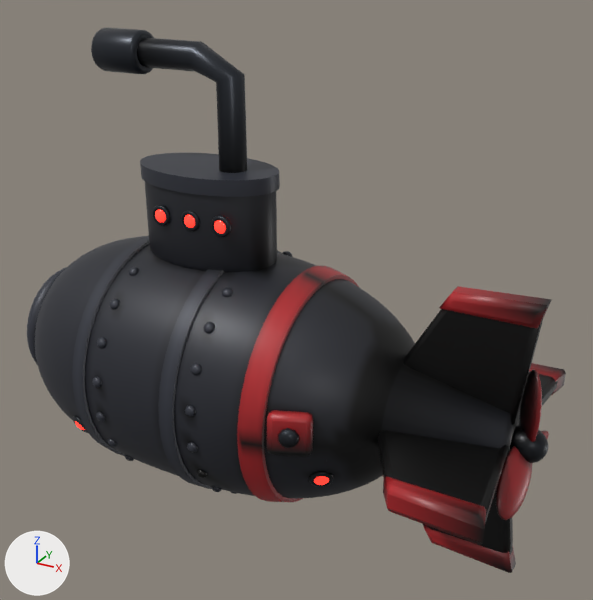
What one commit did to the glTF model models-src/enemy_scout.glb.
The view is the same before and after, from a 50 mm lens placed at (2.29, -3.35, 2.15), pointed at (0.41, 0.08, 0.44). Lighting does not change. The marker at lower left points along +X, +Y and +Z. The older version comes first. Where no turn or scale is listed for an object, it has been applied to the vertices. Vertices at exactly the same position are counted once.

In view in the first picture: 'enemy_scout_body', 'propeller.002'.
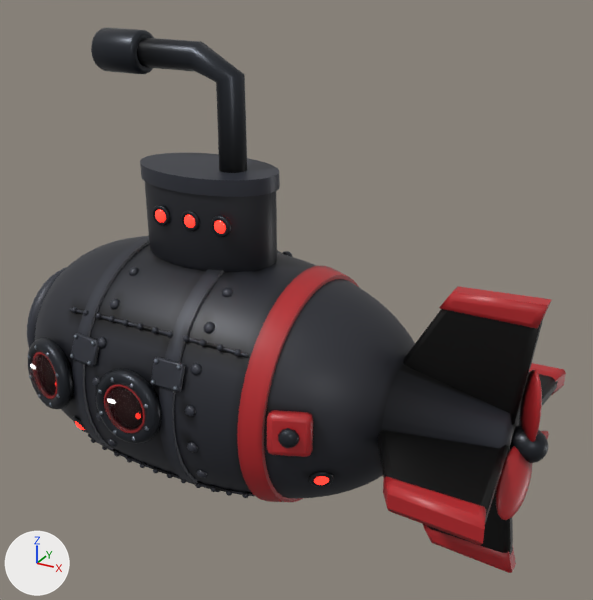
What differs and where, as boxes (x1, y1, x2, y2) in the pictures (593 x 600 px):
'side_detail', added: after (27, 307, 255, 498)
    faces in mat_gunmetal: (28, 338, 162, 444)
    faces in mat_enemy_plate: (69, 307, 255, 498)
    faces in mat_enemy_cockpit: (42, 355, 143, 428)
    faces in mat_enemy_red: (32, 352, 145, 434)
    faces in mat_steel: (27, 334, 181, 441)
part 1 of me_enemy_scout_body, recoloured: (28, 262, 566, 573) in both
part 2 of me_propeller_002, recoloured: (496, 369, 549, 520) in both

The change in detail:
me_enemy_scout_body is used by ob_enemy_scout_body; location (0.0, 0.0, 0.0).
me_enemy_scout_body had 10985 vertices, 21492 faces and spanned x -1.37..1.69, y -0.73..0.73, z -0.73..1.74.
me_enemy_scout_body now has 12341 vertices, 24084 faces and spans x -1.37..1.69, y -0.73..0.73, z -0.73..1.74.
me_enemy_scout_body part 1: 9878 kept faces spanning x -1.33..1.69, y -0.73..0.73, z -0.73..1.74 get new vertex colours.
Edits to the shape of me_enemy_scout_body do not show in these pictures.
me_propeller_002 has 800 vertices, 1580 faces and spans x -0.132..0.1, y -0.34..0.34, z -0.215..0.389.
me_propeller_002 is used by ob_propeller_002; location (1.668, 0.0, 0.0).
me_propeller_002 part 2: 1140 kept faces spanning x -0.078..0.1, y -0.34..0.34, z -0.215..0.389 get new vertex colours.
Mesh me_side_detail is new.
It has 7956 vertices, 15344 faces and spans x -0.89..0.46, y -0.78..0.78, z -0.47..0.43.
Faces by material slot: [368, 320, 2240, 1792, 3840, 1440, 320, 5024].
It uses material mat_enemy_cockpit.
It uses material mat_enemy_light.
It uses material mat_gunmetal.
It uses material mat_enemy_red.
It uses material mat_steel.
It uses material mat_enemy_glass.
It uses material mat_eye_shine.
It uses material mat_enemy_plate.
Object 'side_detail' (ob_side_detail) is new; it shows me_side_detail.
Its location is (0.0, 0.0, 0.0).
